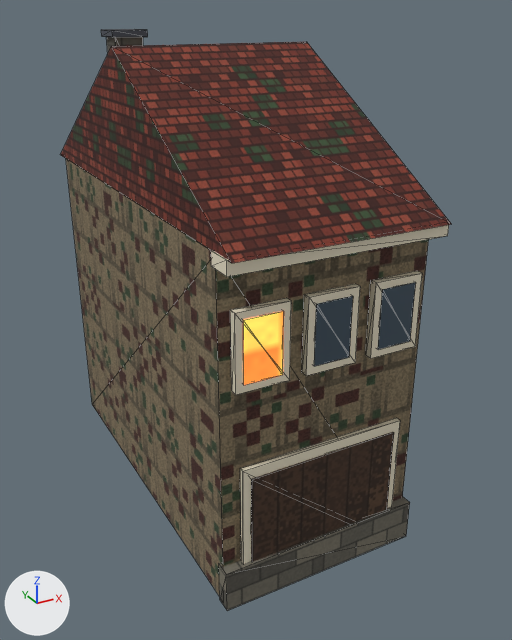
Before and after pictures for a commit that changed the FBX model output/world-modeling-v1/maps/maribor/Export/ENV_C_Facade_2.fbx.
Both versions are drawn from a 50 mm camera at (-6.16, -8.76, 9.8) aimed at (0.46, 3.28, 3.78). Every picture has the same lights, and +X, +Y and +Z are marked at lower left. The picture after the commit comes second. Mesh edges are drawn as thin lines.

The first picture shows 'ENV_C_Facade_2'.
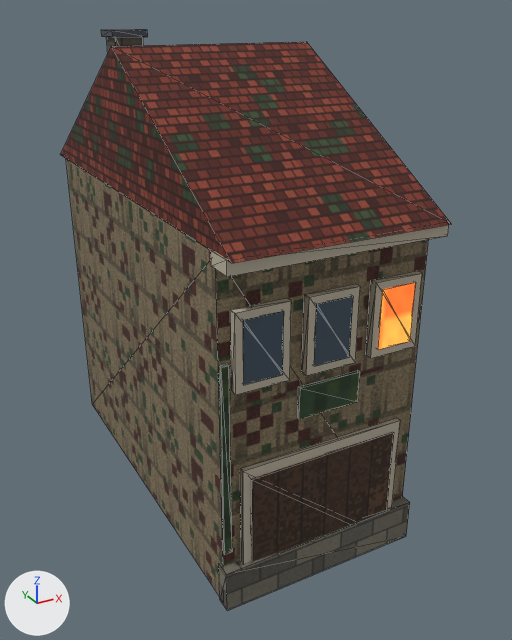
Location of each change, [x1, y1, x2, y2] in pixels of the pictures (512 x 640 px):
'ENV_C_Facade_2', recoloured, surface changed, reshaped
    both: [60, 29, 451, 611]
part 1 of me_env_c_facade_2, added
    after: [218, 364, 232, 554]
part 2 of me_env_c_facade_2, added
    after: [298, 370, 360, 419]
part 3 of me_env_c_facade_2, recoloured (orange to dark blue)
    both: [243, 311, 284, 385]
part 4 of me_env_c_facade_2, recoloured (dark blue to orange)
    both: [378, 282, 416, 349]

Edits to the bpy script that builds the scene:
```text
Add img_leaf_png:
    img_leaf_png = load_image('Leaf.png', '_unpacked/Leaf.png', 64, 64, 'sRGB')
Change mat_mb_ivory:
    mat_mb_ivory.base_color: (0.82, 0.75, 0.58) -> (0.5, 0.45, 0.35)  # pale yellow #eae1c8 -> grey #bcb3a0
Change mat_mb_windowlit:
    where n0 = _N.new('ShaderNodeBsdfPrincipled'); n0.name = 'Principled BSDF'
    n0.inputs[28].default_value: 3.2 -> 2.0  # 'Emission Strength'
Add mat_mb_ivy:
    mat_mb_ivy = principled_material('MB_Ivy')
    mat_mb_ivy.texture = img_leaf_png
    mat_mb_ivy.roughness = 0.92
Change me_env_c_facade_2:
    used by ob_env_c_facade_2; location = (0.0, 0.0, 0.0)
    remove me_env_c_facade_2.from_pydata(...)  # 110 vertices, 164 faces; spans x -2.03..2.03, y -0.5..8.5, z 0.0..9.42
    add me_env_c_facade_2.from_pydata(...)  # 126 vertices, 188 faces; spans x -2.03..2.03, y -0.5..8.5, z 0.0..9.42
    me_env_c_facade_2 part 1: a new loose piece, a box spanning x -2.0..-1.86, y -0.08..0.0, z 1.176..4.801, in mat_mb_ivy (picture img_leaf_png)
    me_env_c_facade_2 part 2: a new loose piece, a box spanning x -0.544..0.67, y -0.07..-0.01, z 3.45..4.05, in mat_mb_ivy (picture img_leaf_png)
    me_env_c_facade_2 part 3: 12 faces spanning x -1.65..-0.95, y -0.17..-0.11, z 4.45..5.55 switch from mat_mb_windowlit to mat_mb_darkglass (dark blue #3f505d)
    me_env_c_facade_2 part 4: 12 faces spanning x 0.95..1.65, y -0.17..-0.11, z 4.45..5.55 switch from mat_mb_darkglass (dark blue #3f505d) to mat_mb_windowlit
    add me_env_c_facade_2.materials.append(mat_mb_ivy)  # picture img_leaf_png
```
